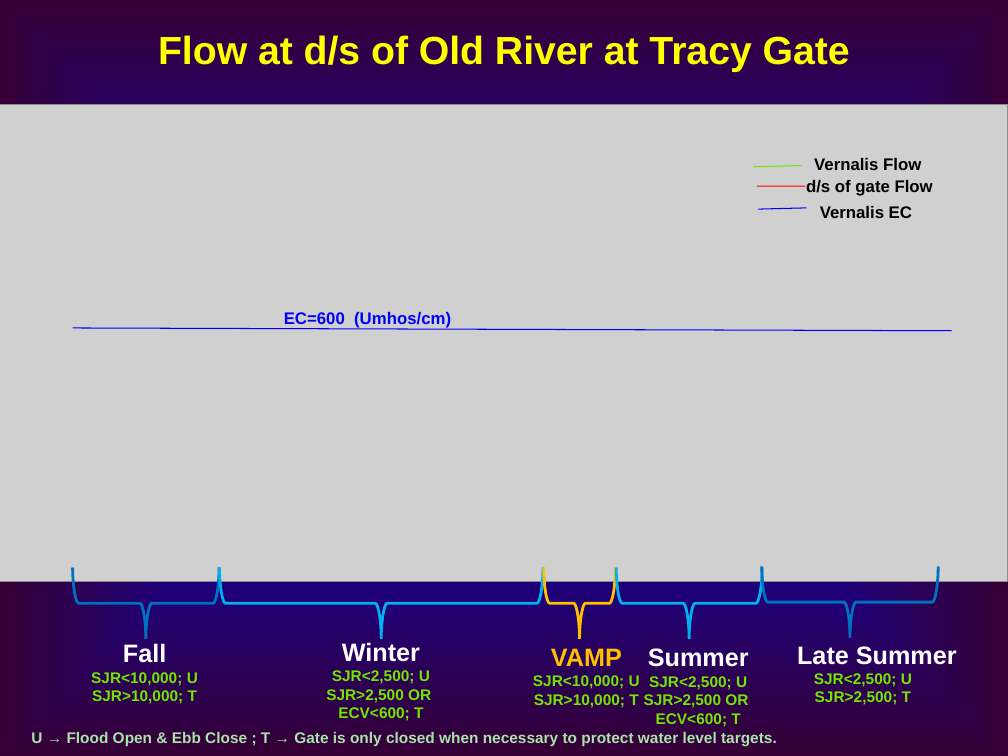
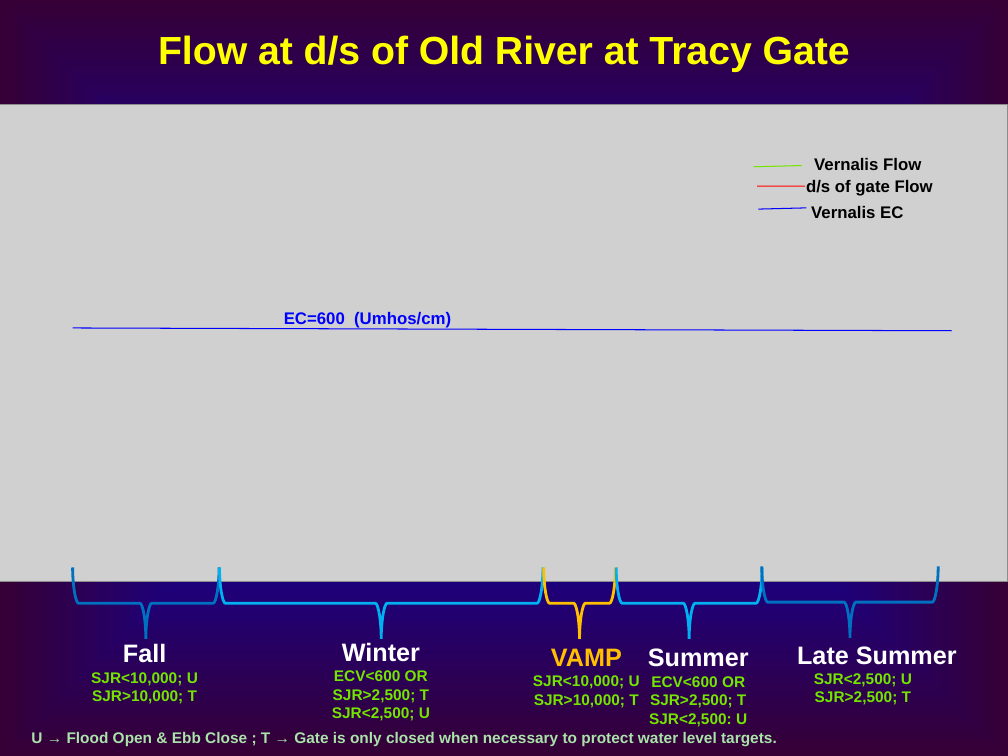
Before and after one commit to CADWRDeltaModeling/dsm2, a slide deck: slide 18 of dsm2/presentations/or2_sdip_oprules.ppt. Drawn at 1008x756 pixels with LibreOffice and Linux fonts; fonts in the diff are those of the drawing; grey boxes stand for pictures. Boxes give left, top, right and bottom in pixels: in the first picture for what was removed or moved away, otherwise in the second. Text is boxed around its words. In the diff, an @@ line names an element or a change of style, - is before the commit and + after.

Commit message:
Update_02

Former-commit-id: 16b7a9b05d71f7463eb60d7ea4c6b83074b30cc8

```diff
--- a/dsm2/presentations/or2_sdip_oprules.ppt
+++ b/dsm2/presentations/or2_sdip_oprules.ppt
@@ text "Vernalis EC": place and size @@
-text "Vernalis EC" at [820, 206, 912, 218]
+text "Vernalis EC" at [811, 206, 903, 218]
@@ text at [326, 689, 431, 721]: paragraphs removed @@
-SJR>2,500 OR
-ECV<600; T
@@ text at [333, 670, 429, 703]: paragraphs added @@
+ECV<600 OR
+SJR>2,500; T
@@ text at [649, 676, 747, 727]: text changed @@
-SJR<2,500; U
-SJR>2,500 OR
-ECV<600; T
+ECV<600 OR
+SJR>2,500; T
+SJR<2,500: U
```
Also in this commit, not shown: 2 other slides changed.
